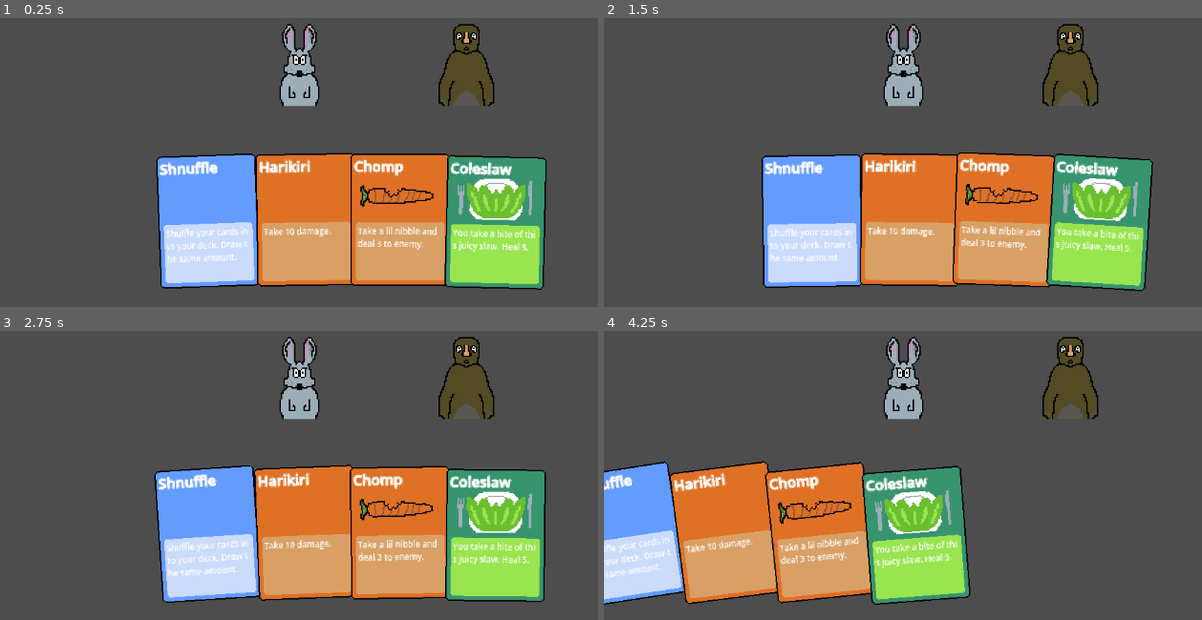
Above: before the commit, frames 1-4 (two rows, left to right).
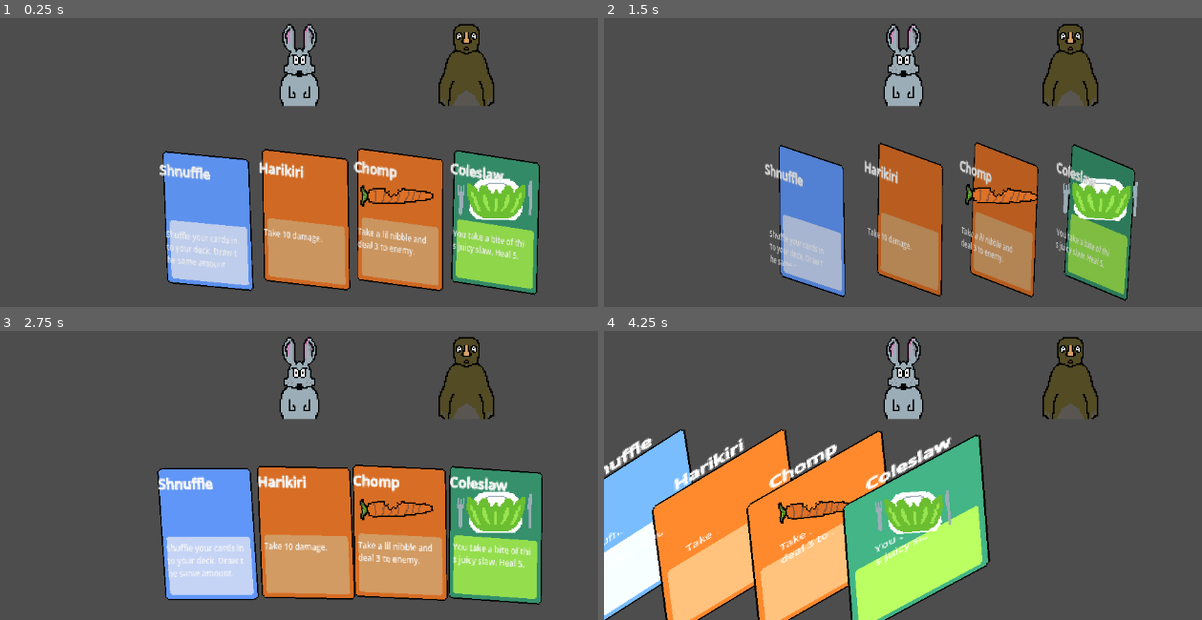
Above: after the commit, the same moments.

Repository: nielss94/troll-builder
Game: Godot game, scene res://levels/level.tscn
Same seed, same stepped clock (60 frames per second), same inputs: the game is played once before the commit and once after it.
Inputs (mouse positions are in pixels of both pictures, inside the frame that each line leads up to):
- Up to frame 1 (0.25 s): no input
- Up to frame 2 (1.5 s): move the mouse to (986, 226) at 0.52 s; click (986, 226) at 0.67 s; tap Enter at 1.25 s; move the mouse to (831, 113) at 1.27 s; click (831, 113) at 1.42 s
- Up to frame 3 (2.75 s): move the mouse to (outside the picture) at 2.02 s; click (outside the picture) at 2.17 s
- Up to frame 4 (4.25 s): move the mouse to (944, 492) at 2.77 s; click (944, 492) at 2.92 s; move the mouse to (outside the picture) at 3.52 s; click (outside the picture) at 3.67 s

The runs differ from the first frame. In frame 1, 11% of the frame differs, in the area x 26-92%, y 45-97%; in frame 2, 29%; in frame 3, 7.0%; in frame 4, 33%, in the area x 0-65%, y 33-100%.

Commit message:
set flip amount

Diff:
--- a/card/card.gd
+++ b/card/card.gd
@@ -29,11 +29,6 @@
 	return description
 
 func _process(_delta):
-
-	# ??????????????????????????????????
-	# material.flip_amount = flip_amount
-
-
 	var mouse_pos = get_global_mouse_position()
 	var screen_center_x = get_viewport_rect().size.x / 2
 	var card_center = global_position
@@ -43,6 +38,12 @@
 	var rotation_factor = clamp(x_diff / 500.0, -1.0, 1.0) # Adjust 500.0 to change distance sensitivity
 	var target_rotation = base_rotation - (max_rotation_degrees * rotation_factor)
 	rotation_degrees = lerp(rotation_degrees, target_rotation, 0.1) # Adjust 0.1 to change rotation smoothness
+
+	# HIERZO FLIP AMOUNT SETTEN
+	material.set_shader_parameter("flip_amount", flip_amount)
+
+	# zoiets? geen idee wat dit doet maar moet je maar ff kijken
+	flip_amount = rotation_degrees / max_rotation_degrees
 
 func select():
 	if tween:
--- a/hand/hand.gd
+++ b/hand/hand.gd
@@ -56,7 +56,7 @@
 		# # Initialize the card with a random spell
 		var random_spell: Spell = spells[randi() % spells.size()]
 		card_instance.init(random_spell)
-		card_instance.flip_amount = 0.5
+
 		# Set up the hand slot with dimensions and index
 		hand_slot_instance.setup_slot(corrected_width, card_height, cards.find(i), card_instance)
 
